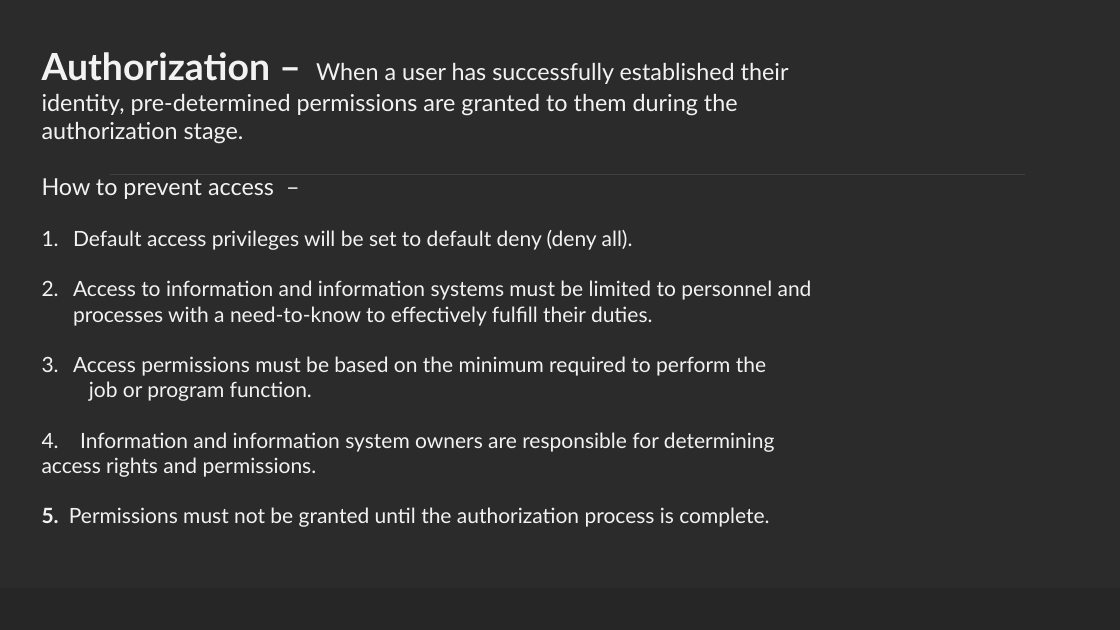
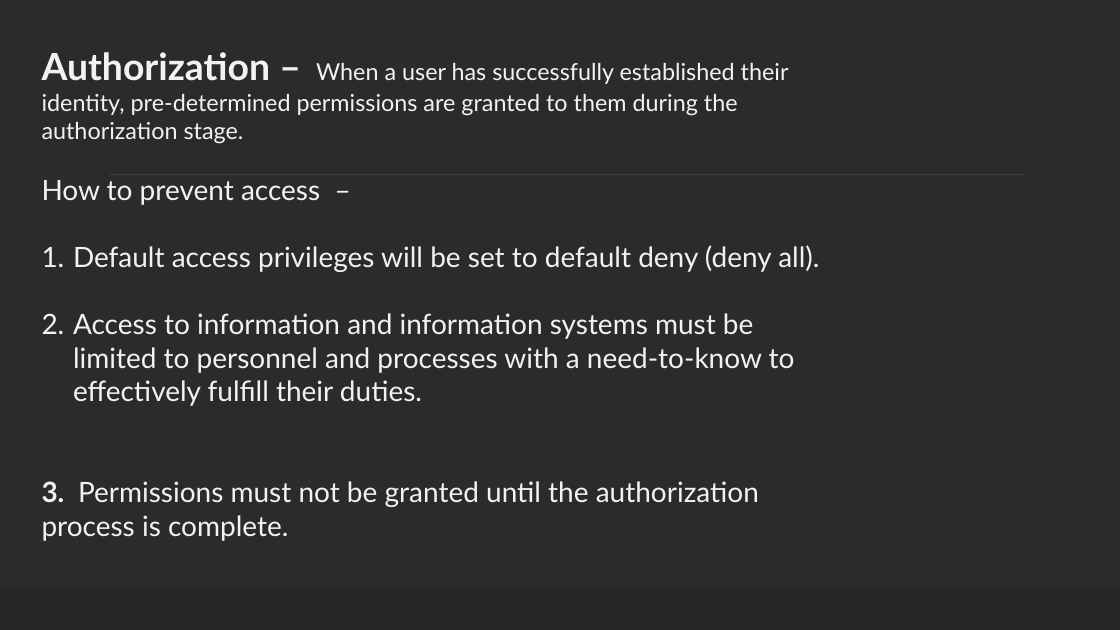
Before and after one commit to ronnie-1947/access-control-ppt, a slide deck: slide 8 of Access Control.pptx. Drawn at 1120x630 pixels with LibreOffice and Linux fonts; fonts in the diff are those of the drawing; background and template pictures are left out; a plain dark background stands for a picture behind light text. Boxes give left, top, right and bottom in pixels: in the first picture for what was removed or moved away, otherwise in the second. Text is boxed around its words. In the diff, an @@ line names an element or a change of style, - is before the commit and + after.

Commit message:
Final ppt made

```diff
--- a/Access Control.pptx
+++ b/Access Control.pptx
@@ text at (42,180,819,406): size 20 to 24 pt in "How to prevent access –"; size 18 to 24 pt in "Default access privileges will be set to ...", "Access to information and information systems must ..." @@
@@ text at (42,481,759,541): text changed; size 18 to 24 pt @@
-3. Access permissions must be based on the minimum required to perform the
-job or program function.
-4. Information and information system owners are responsible for determining access rights and permissions.
-5. Permissions must not be granted until the authorization process is complete.
+3. Permissions must not be granted until the authorization process is complete.
```
Also in this commit, not shown: 2 other slides changed.
